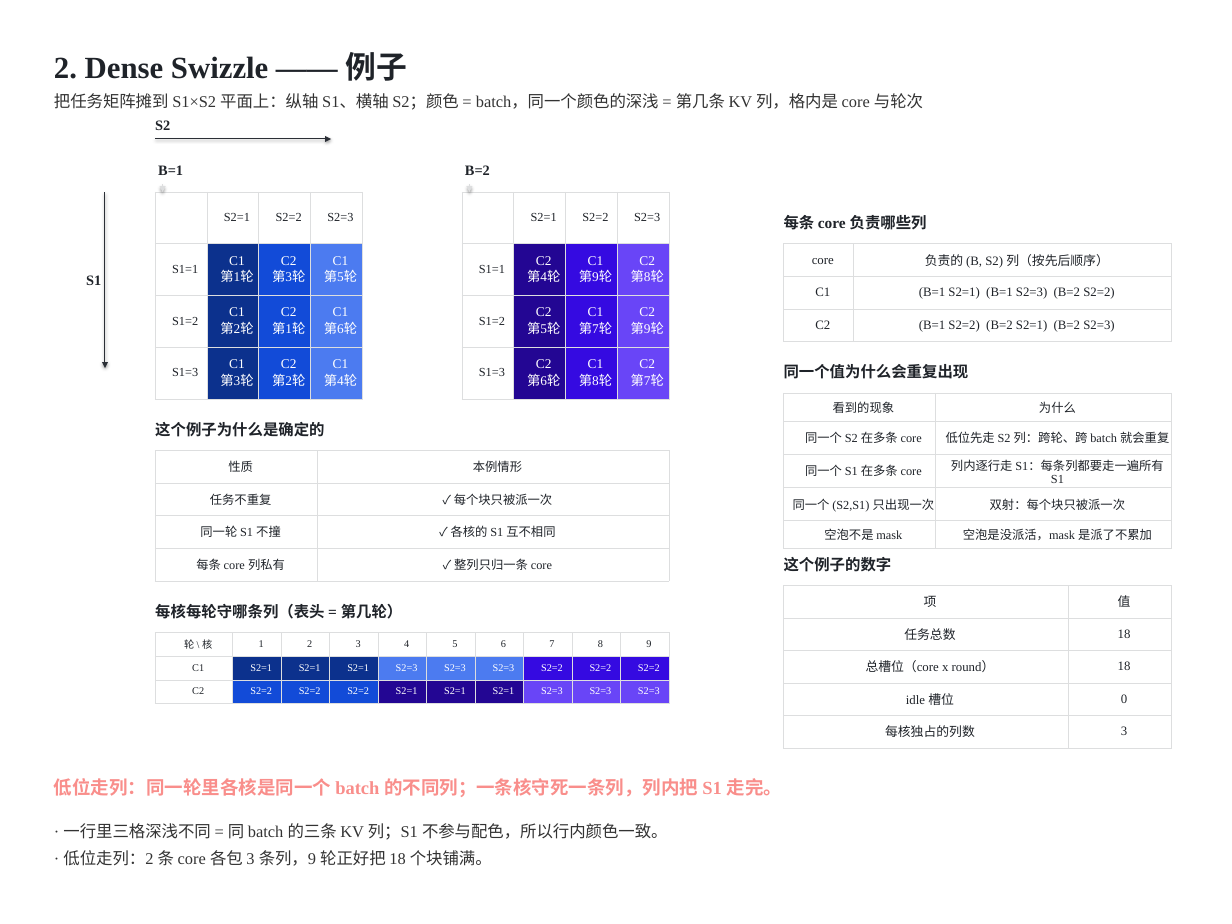
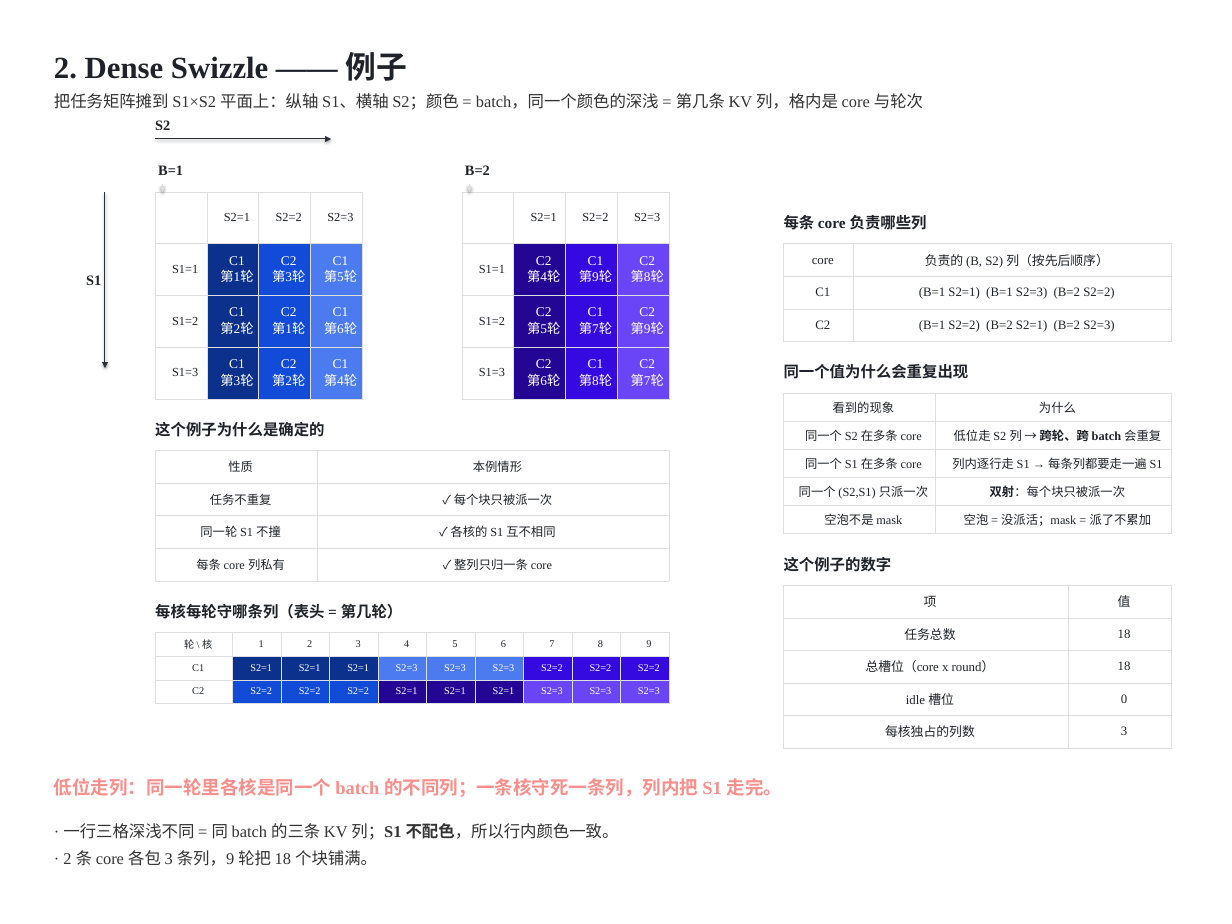
Before and after one commit to guomc9/SeeTen, a slide deck: slide 4 of cases/flash-attention-det-accum/out/v4-index-schedules.pptx. Drawn at 1232x924 pixels with LibreOffice and Linux fonts; fonts in the diff are those of the drawing. Boxes give left, top, right and bottom in pixels: in the first picture for what was removed or moved away, otherwise in the second. Text is boxed around its words. In the diff, an @@ line names an element or a change of style, - is before the commit and + after.

Commit message:
Add a cell-overflow check, inline emphasis, and a harder non-square example
- sd.check_cells(): per-cell check that text fits its cell - table cells do
  not wrap, so long text quietly runs across the neighbouring column and
  the frame check never sees it; run it next to check_layout (both zero)
- inline emphasis in text() and cell writers: **bold** and ==accent==, so
  explanations can be shortened and still make the point; applied across
  the case deck (why lines, read lines, repeat table)
- case deck: new page 5b, a harder non-square causal example
  (S1 4 blocks, S2 3 blocks, 3 cores, virtual height 2m-n+1 = 6, zero
  idle), where each core's virtual column spans two batches
- widened the columns that check_cells flagged

```diff
--- a/cases/flash-attention-det-accum/out/v4-index-schedules.pptx
+++ b/cases/flash-attention-det-accum/out/v4-index-schedules.pptx
@@ table at <box>783,393,1171,534</box> @@
-row 2, column 2: 低位先走 S2 列：跨轮、跨 batch 就会重复
+row 2, column 2: 低位走 S2 列 → 跨轮、跨 batch 会重复
-row 3, column 2: 列内逐行走 S1：每条列都要走一遍所有 S1
+row 3, column 2: 列内逐行走 S1 → 每条列都要走一遍 S1
-row 4, column 1: 同一个 (S2,S1) 只出现一次
+row 4, column 1: 同一个 (S2,S1) 只派一次
-row 5, column 2: 空泡是没派活，mask 是派了不累加
+row 5, column 2: 空泡 = 没派活；mask = 派了不累加
@@ bold on in "双射：每个块只被派一次" @@
@@ text at <box>63,823,619,840</box>: text changed @@
-· 一行里三格深浅不同 = 同 batch 的三条 KV 列；S1 不参与配色，所以行内颜色一致。
+· 一行三格深浅不同 = 同 batch 的三条 KV 列；S1 不配色，所以行内颜色一致。
@@ text at <box>63,850,377,866</box>: text changed @@
-· 低位走列：2 条 core 各包 3 条列，9 轮正好把 18 个块铺满。
+· 2 条 core 各包 3 条列，9 轮把 18 个块铺满。
```
Also in this commit, not shown: 15 other slides changed, 1 slide added, 7 other files.
